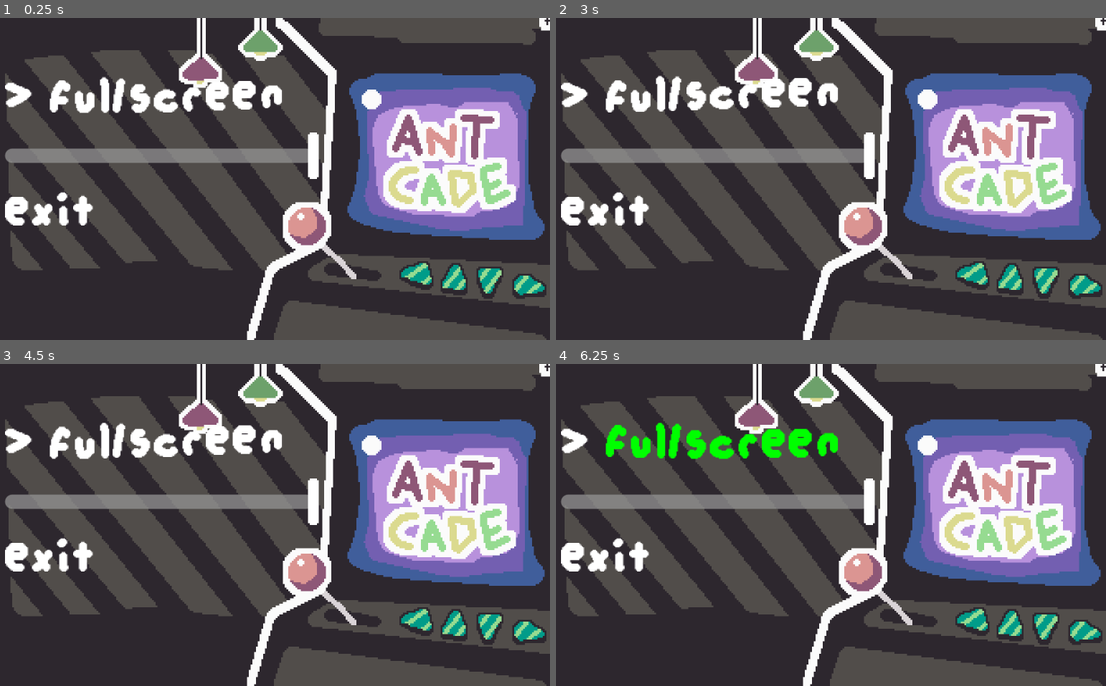
Above: before the commit, frames 1-4 (two rows, left to right).
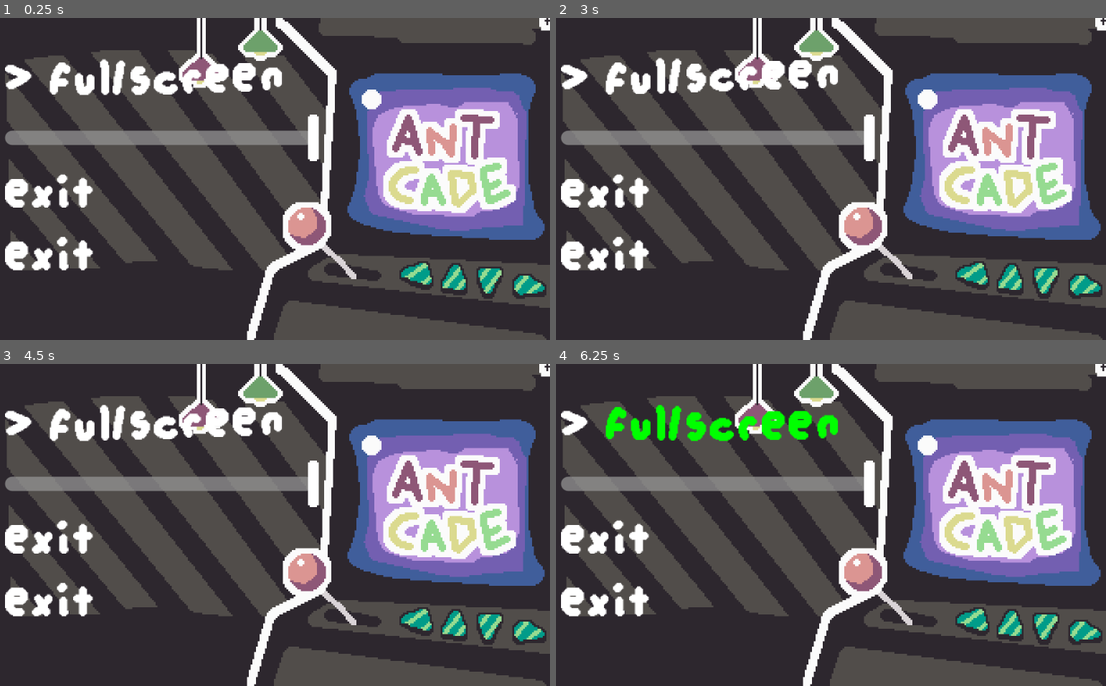
Above: after the commit, the same moments.

Repository: Renan-G-projec/LittleJameGam
Game: Godot game, scene res://scenes/settings.tscn
Two runs of this game, one before a commit and one after it. Both use one fixed random seed, a clock stepped at 60 frames per second and the inputs below. This scene is started directly instead of the project's main scene.
Inputs:
- Up to frame 1 (0.25 s): no input
- Up to frame 2 (3 s): tap Enter (main_action) at 0.5 s; hold Right (ant_move_right) 0.53-2.03 s; tap P (p) at 0.6, 1.55, 2.3, 2.85 s; tap Space (ant_jump) at 0.77, 1.52 s; tap Shift (ant_dash) at 1.35 s; hold Left (ui_left) 2.03-2.78 s; hold Enter (main_action) 2.03-2.78 s; hold Right (ant_move_right) from 2.78 s (still down)
- Up to frame 3 (4.5 s): tap Space (ant_jump) at 3.02, 3.77 s; tap P (p) at 3.6 s; release Right (ant_move_right) at 4.28 s; hold Left (ui_left) from 4.28 s (still down); tap Shift (ant_dash) at 4.35 s
- Up to frame 4 (6.25 s): tap Space (ant_jump) at 4.52, 6.02 s; tap P (p) at 4.55, 5.3, 5.85 s; release Left (ui_left) at 5.03 s; hold Right (ant_move_right) 5.03-5.78 s; hold Enter (main_action) 5.03-5.78 s; hold Left (ui_left) from 5.78 s (still down)

The runs differ from the first frame. In frame 1, 11% of the frame differs, in the area x 0-59%, y 12-79%; in frame 2, 11%; in frame 3, 11%; in frame 4, 11%.

Commit message:
Update settings audio controls
Add a default audio bus layout, simplify keyboard volume adjustments, and change the slider callback to update bus 0 and mute at zero. Also add a second Exit label to the settings scene.

Diff:
--- /dev/null
+++ b/default_bus_layout.tres
@@ -0,0 +1,3 @@
+[gd_resource type="AudioBusLayout" format=3 uid="uid://felpmwedppt0"]
+
+[resource]
--- a/scenes/settings.tscn
+++ b/scenes/settings.tscn
@@ -90,6 +90,14 @@
 text = "Exit"
 fit_content = true
 
+[node name="ExitLabel2" type="RichTextLabel" parent="MarginContainer/VBoxContainer" unique_id=2017732949]
+layout_mode = 2
+offset_transform_enabled = true
+theme = ExtResource("3_gjs24")
+bbcode_enabled = true
+text = "Exit"
+fit_content = true
+
 [node name="AudioStreamPlayer" type="AudioStreamPlayer" parent="." unique_id=753410084]
 stream = ExtResource("4_am25x")
 autoplay = true
--- a/scripts/settings.gd
+++ b/scripts/settings.gd
@@ -44,15 +44,6 @@
 	is_fullscreen = (
 		DisplayServer.window_get_mode() == DisplayServer.WINDOW_MODE_FULLSCREEN
 	)
-
-	# Initialize the slider from the current audio bus volume.
-	var bus_index := AudioServer.get_bus_index(audio_bus_name)
-	if bus_index != -1:
-		_volume_slider.value = db_to_linear(
-			AudioServer.get_bus_volume_db(bus_index)
-		)
-
-	_volume_slider.value_changed.connect(_on_volume_slider_value_changed)
 
 	_activate_current_label()
 
@@ -113,15 +104,9 @@
 
 	if _current_selected_label == VOLUME_INDEX:
 		if Input.is_action_just_pressed("ui_left"):
-			_volume_slider.value = maxf(
-				_volume_slider.min_value,
-				_volume_slider.value - 0.05
-			)
+			_volume_slider.value -= 0.05
 		elif Input.is_action_just_pressed("ui_right"):
-			_volume_slider.value = minf(
-				_volume_slider.max_value,
-				_volume_slider.value + 0.05
-			)
+			_volume_slider.value += 0.05
 
 	if Input.is_action_just_pressed("ui_accept"):
 		$AudioStreamPlayer.play()
@@ -153,10 +138,6 @@
 	_update_fullscreen_color()
 
 
-func _sound() -> void:
-	pass
-
-
 func _go_back_button() -> void:
 	var view_size: float = get_viewport_rect().size.x
 	var num_frames: int = int(
@@ -184,15 +165,11 @@
 			color, original_text
 		]
 
+func _on_volume_slider_value_changed(value: float) -> void:
+	var bus_index = AudioServer.get_bus_index(audio_bus_name)
 
-func _on_volume_slider_value_changed(value: float) -> void:
-	var bus_index := AudioServer.get_bus_index(audio_bus_name)
-
-	if bus_index == -1:
-		return
-
-	if value <= 0.0:
-		AudioServer.set_bus_mute(bus_index, true)
+	AudioServer.set_bus_volume_db(0, db_to_linear(value))
+	if value == 0:
+		AudioServer.set_bus_mute(0, true)
 	else:
-		AudioServer.set_bus_mute(bus_index, false)
-		AudioServer.set_bus_volume_db(bus_index, linear_to_db(value))
+		AudioServer.set_bus_mute(0, false)
